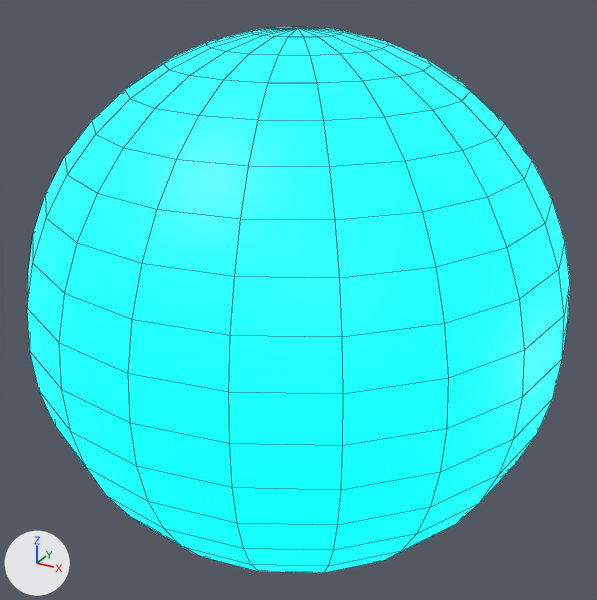
Renders of the FBX model Assets/Models/Majestic/Raw_Models/Commons/Bar_Sphere.fbx from each side of a commit.
Both versions are drawn from a camera (50 mm lens) standing at (3.96, -7.19, 33.06) and looking at (0.01, 0.01, 29.46). The axes (+X, +Y, +Z) are drawn at lower left. The lights are the same throughout. Mesh edges are drawn as thin lines. Where no turn or scale is listed for an object, it has been applied to the vertices.

Names of what the first picture shows: 'Bar_Sphere'.
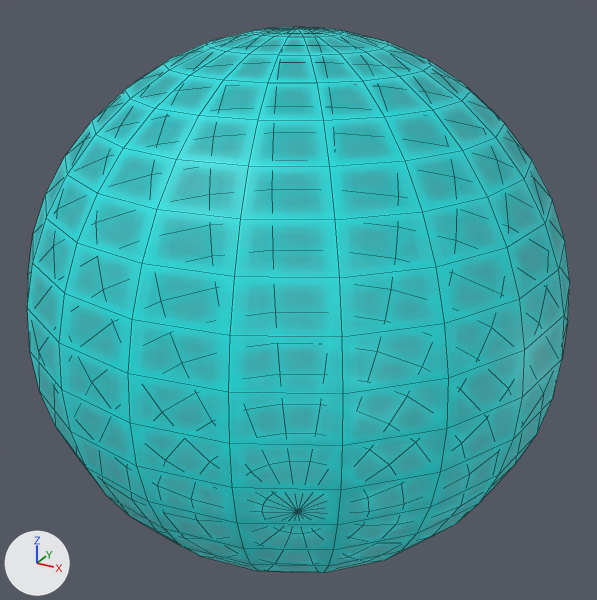
Boxes [x1, y1, x2, y2] around the edits, measured in the pictures (597 x 600 px):
'Bar_Sphere', recoloured
    both: [27, 27, 570, 573]

The change, as a diff of the scene's bpy script:
```diff
--- a/Assets/Models/Majestic/Raw_Models/Commons/Bar_Sphere.fbx.py
+++ b/Assets/Models/Majestic/Raw_Models/Commons/Bar_Sphere.fbx.py
@@ img_starmap_grid_trans_png @@
+img_starmap_grid_trans_png = load_image('StarMap_Grid_Trans.png', '../../../../Materials/Majestic/StarMap_Grid_Trans.png', 4096, 4096, 'Non-Color')
@@ mat_starmap_grid @@
+mat_starmap_grid = bpy.data.materials.new('StarMap_Grid')
+mat_starmap_grid.use_nodes = True; mat_starmap_grid.node_tree.nodes.clear()
+_N = mat_starmap_grid.node_tree.nodes; _L = mat_starmap_grid.node_tree.links
+n0 = _N.new('ShaderNodeBsdfPrincipled'); n0.name = 'Principled BSDF'
+n0.inputs[0].default_value = (0.0, 1.0, 1.0, 1.0)  # 'Base Color', cyan #00ffff
+n1 = _N.new('ShaderNodeOutputMaterial'); n1.name = 'Material Output'
+n2 = _N.new('ShaderNodeTexImage'); n2.name = 'Image Texture'
+n2.image = img_starmap_grid_trans_png
+_L.new(n2.outputs[0], n0.inputs[4])  # 'Color' to 'Alpha'
+_L.new(n0.outputs[0], n1.inputs[0])  # 'BSDF' to 'Surface'
@@ me_mesh @@
 me_mesh.from_pydata(...)  # 382 vertices, 400 faces; spans x -2.81..2.81, y -2.81..2.81, z -2.81..2.81
-me_mesh.materials.append(mat_bar_screen)  # cyan #00ffff
+me_mesh.materials.append(mat_starmap_grid)
```
